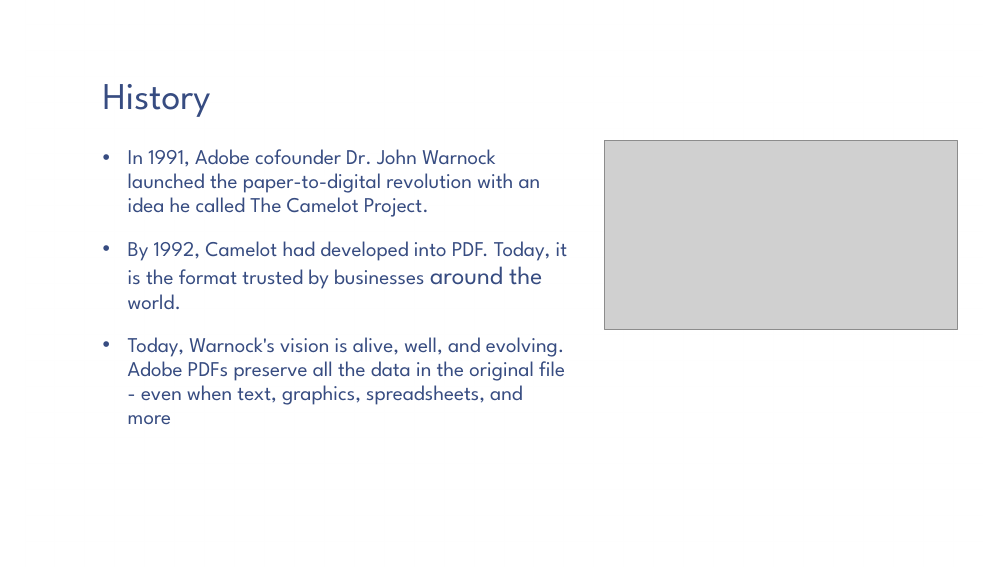
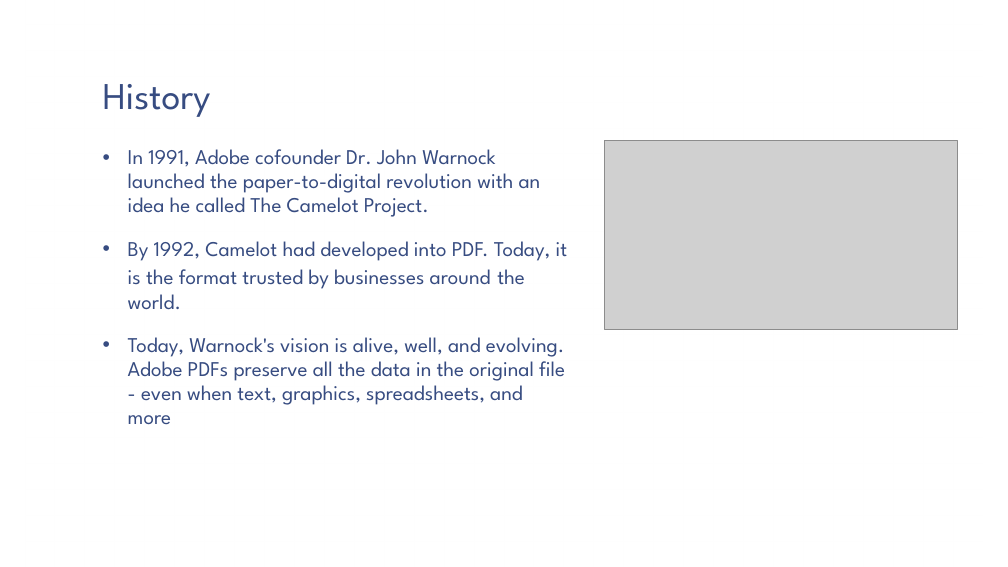
Before and after one commit to cfclick/CFSummit2016, a slide deck: slide 4 of powerpoint/SmartPDF/Don't Just PDF.pptx. Drawn at 1008x567 pixels with LibreOffice and Linux fonts; fonts in the diff are those of the drawing; grey boxes stand for pictures; background and template pictures are left out. Boxes give left, top, right and bottom in pixels: in the first picture for what was removed or moved away, otherwise in the second. Text is boxed around its words. In the diff, an @@ line names an element or a change of style, - is before the commit and + after.

```diff
--- a/powerpoint/SmartPDF/Don't Just PDF.pptx
+++ b/powerpoint/SmartPDF/Don't Just PDF.pptx
@@ text at box(128, 241, 568, 310): size 24 to 20 pt in "around the" @@
```
Also in this commit, not shown: 6 other slides changed, 8 slides removed, 5 other files.
